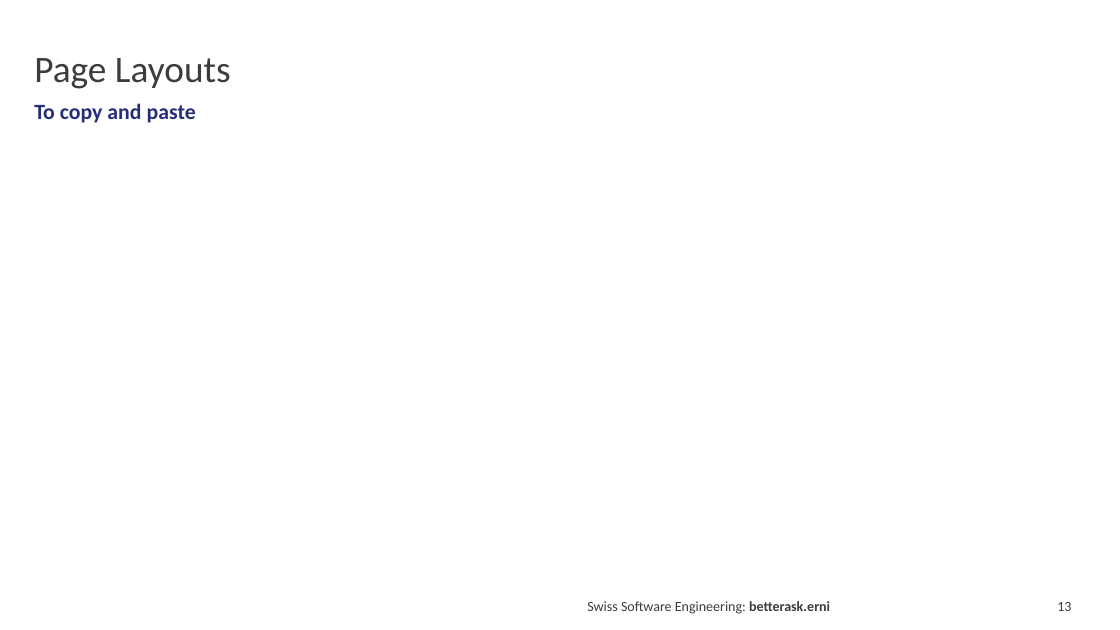
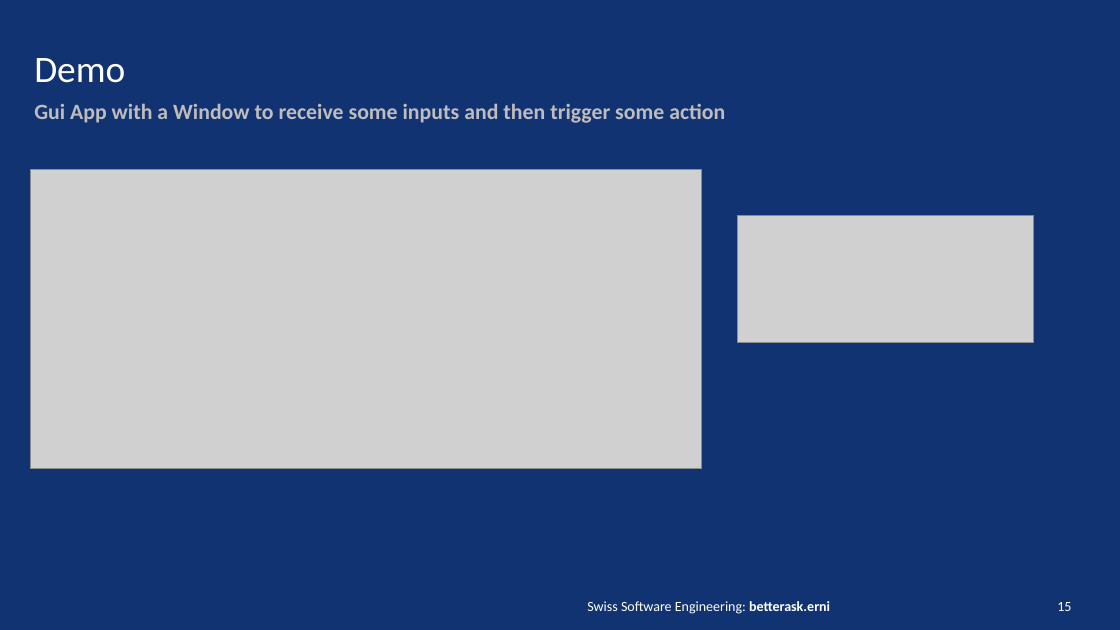
Before and after one commit to hebercosfer/qt_intro_demo, a slide deck: slide 15 of Qt Introduction.pptx (slide 13 before the commit). Drawn at 1120x630 pixels with LibreOffice and Linux fonts; fonts in the diff are those of the drawing; grey boxes stand for pictures. Boxes give left, top, right and bottom in pixels: in the first picture for what was removed or moved away, otherwise in the second. Text is boxed around its words. In the diff, an @@ line names an element or a change of style, - is before the commit and + after.

```diff
--- a/Qt Introduction.pptx
+++ b/Qt Introduction.pptx
@@ rectangle added at [0, 0, 1120, 630], fill #123372 @@
@@ title at [34, 58, 125, 83]: text changed; text colour #3C3C3C to #FFFFFF @@
-Page Layouts
+Demo
@@ text at [34, 103, 725, 123]: text changed; text colour #242F78 to #BEBCBC @@
-To copy and paste
+Gui App with a Window to receive some inputs and then trigger some action
@@ picture added at [30, 170, 702, 469] @@
@@ picture added at [737, 216, 1034, 343] @@
@@ text "Swiss Software Engineering: betterask.erni" at [587, 601, 830, 614]: text colour #3C3C3C to #FFFFFF @@
@@ page number at [1057, 602, 1071, 611]: text changed; text colour #3C3C3C to #FFFFFF @@
-13
+15
```
Also in this commit, not shown: 4 other slides changed, 6 slides added, 4 slides removed, 7 other files.
